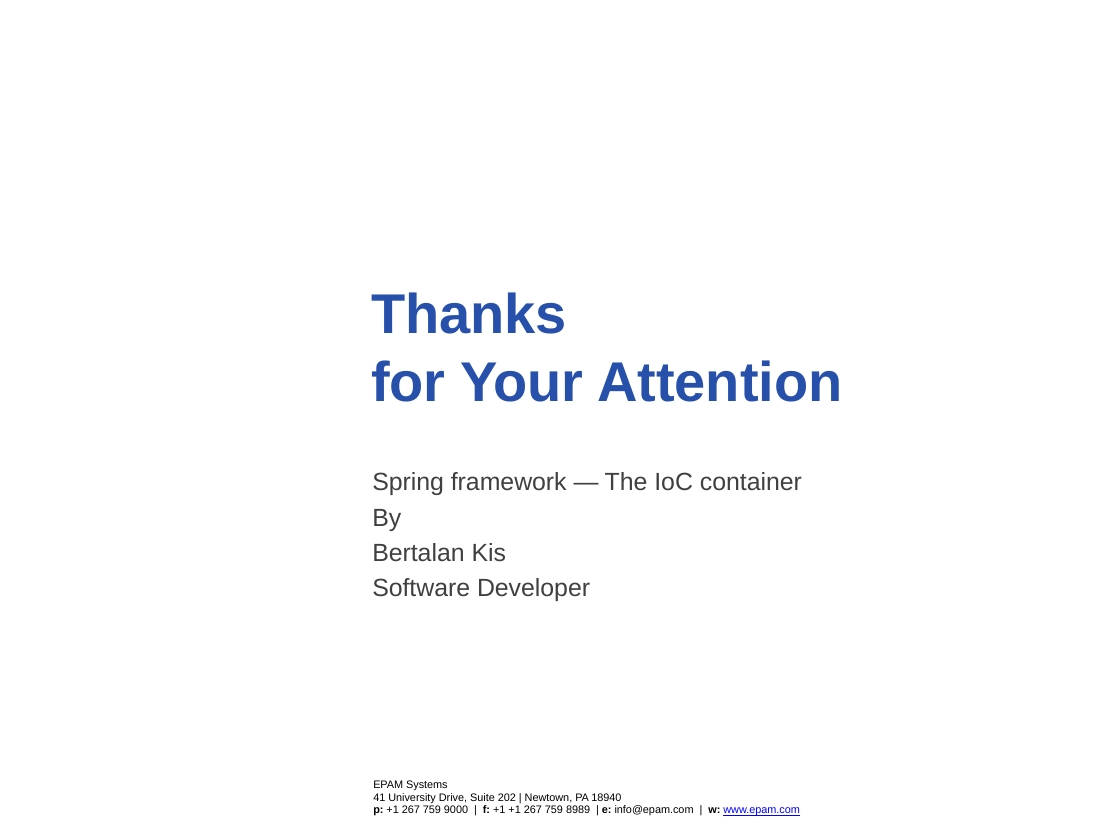
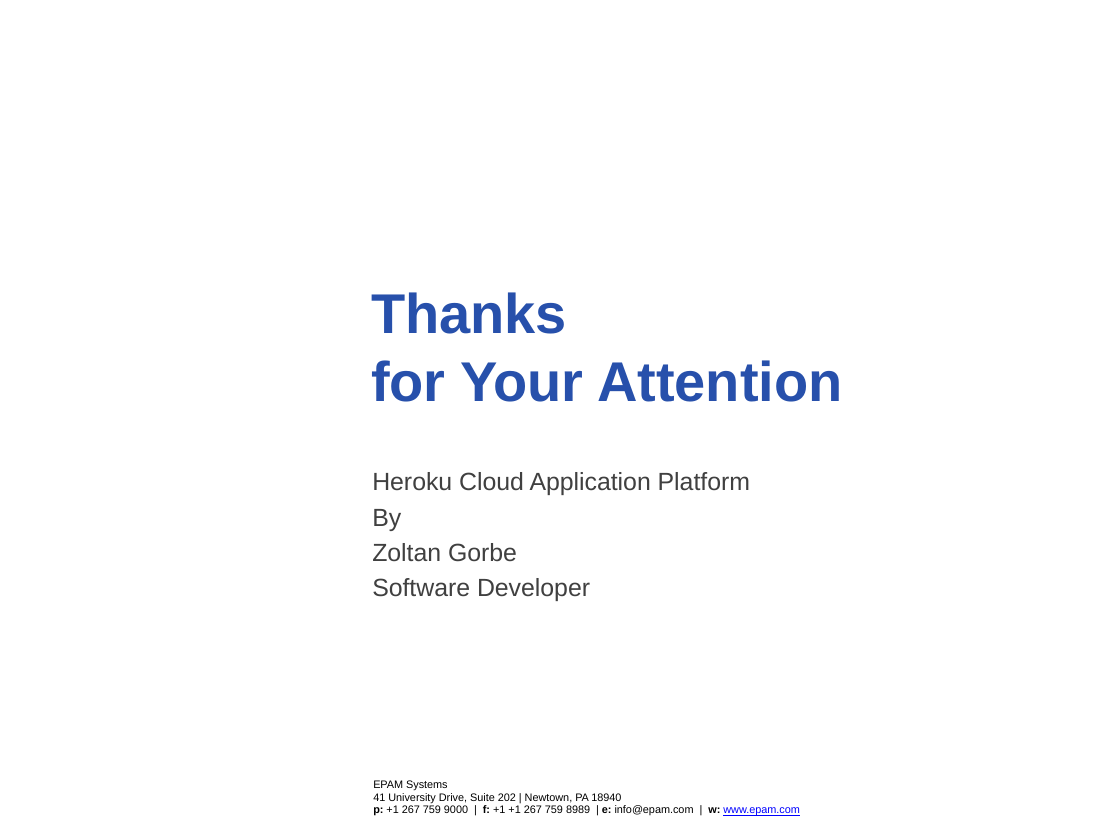
Before and after one commit to zgorbe/Heroku-HelloWorld, a slide deck: slide 17 of Heroku - meetup.pptx (slide 19 before the commit). Drawn at 1120x840 pixels with LibreOffice and Linux fonts; fonts in the diff are those of the drawing; background and template pictures are left out. Boxes give left, top, right and bottom in pixels: in the first picture for what was removed or moved away, otherwise in the second. Text is boxed around its words. In the diff, an @@ line names an element or a change of style, - is before the commit and + after.

Commit message:
Heroku meetup slides

```diff
--- a/Heroku - meetup.pptx
+++ b/Heroku - meetup.pptx
@@ subtitle at bbox=[372, 472, 750, 495]: text changed @@
-Spring framework — The IoC container
+Heroku Cloud Application Platform
@@ text at bbox=[372, 543, 517, 562]: text changed @@
-Bertalan Kis
+Zoltan Gorbe
```
Also in this commit, not shown: 7 other slides changed, 2 slides added, 4 slides removed, 1 other file.
